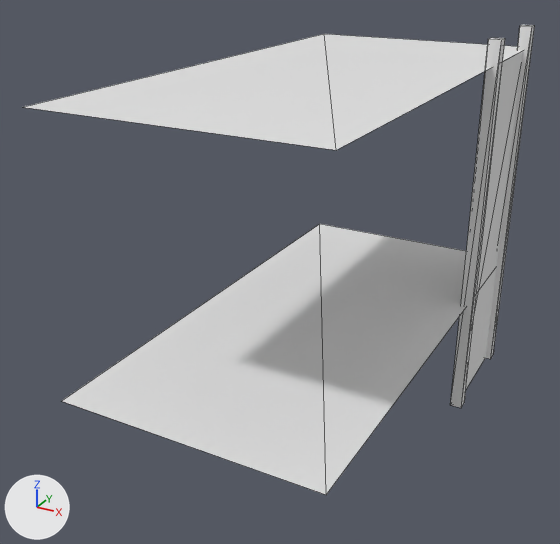
An edit to the OBJ model Assets/Scenes/Dormitory/Beds/DoubleDeckerBed01.obj, drawn before and after from the same camera.
Both versions are drawn from a 50 mm lens placed at (1.24, -2.61, 1.97), pointed at (-0.13, -0.12, 0.72). The lights are fixed; the arrows at lower left show +X, +Y and +Z. The first picture is the older version. Mesh edges are drawn as thin lines. Where no turn or scale is listed for an object, it has been applied to the vertices.

Objects in the first picture: 'DoubleDeckerBed01'.
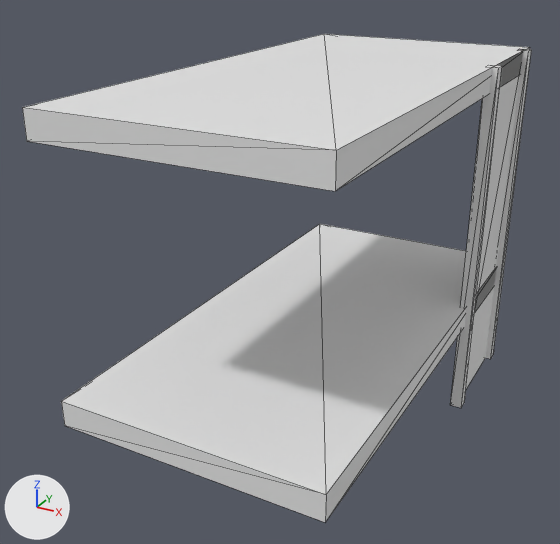
What differs and where, as boxes (x1, y1, x2, y2) in the pictures (560 x 544 px):
'DoubleDeckerBed01', reshaped: before (25, 25, 535, 495); after (22, 34, 531, 522)
part 1 of me_doubledeckerbed01, built on: before (450, 25, 535, 408); after (22, 47, 531, 522)

The change in detail:
me_doubledeckerbed01 is used by ob_doubledeckerbed01; location (0.0, 0.0, 0.0).
me_doubledeckerbed01 had 28 vertices, 30 faces and spanned x -0.5..0.52, y -1.0..1.0, z 0.0..1.6.
me_doubledeckerbed01 now has 36 vertices, 50 faces and spans x -0.5..0.52, y -1.0..1.0, z 0.0..1.5.
Part 1, on me_doubledeckerbed01:
8 vertices in x 0.47..0.52, y 0.37..0.92, z 1.6 move by (0.0, 0.0, -0.1).
8 new vertices lie (0.0, 0.0, -0.1) away from vertices in x -0.5..0.5, y -1.0..1.0, z 0.5..1.5.
20 new faces join them.
